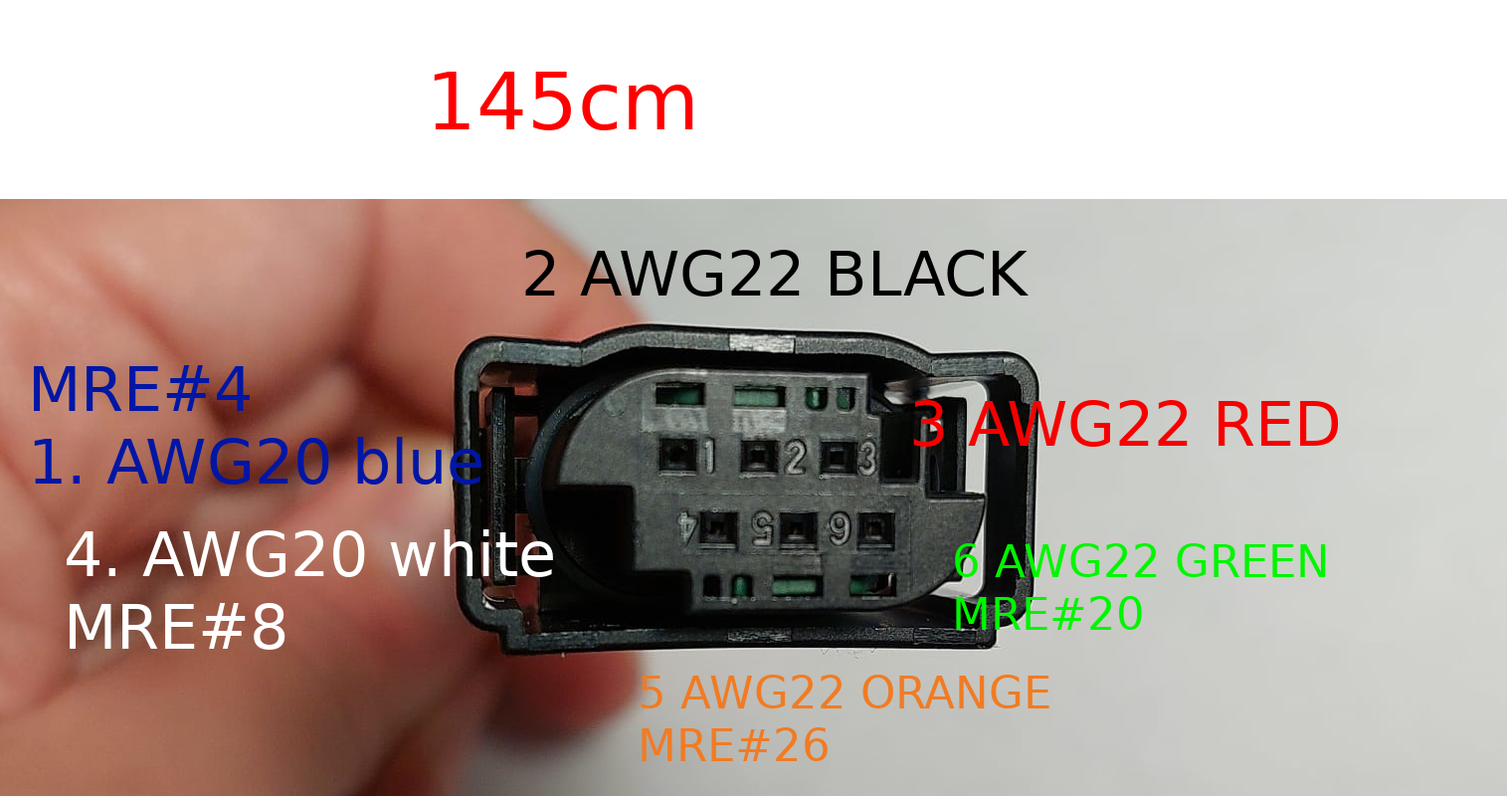
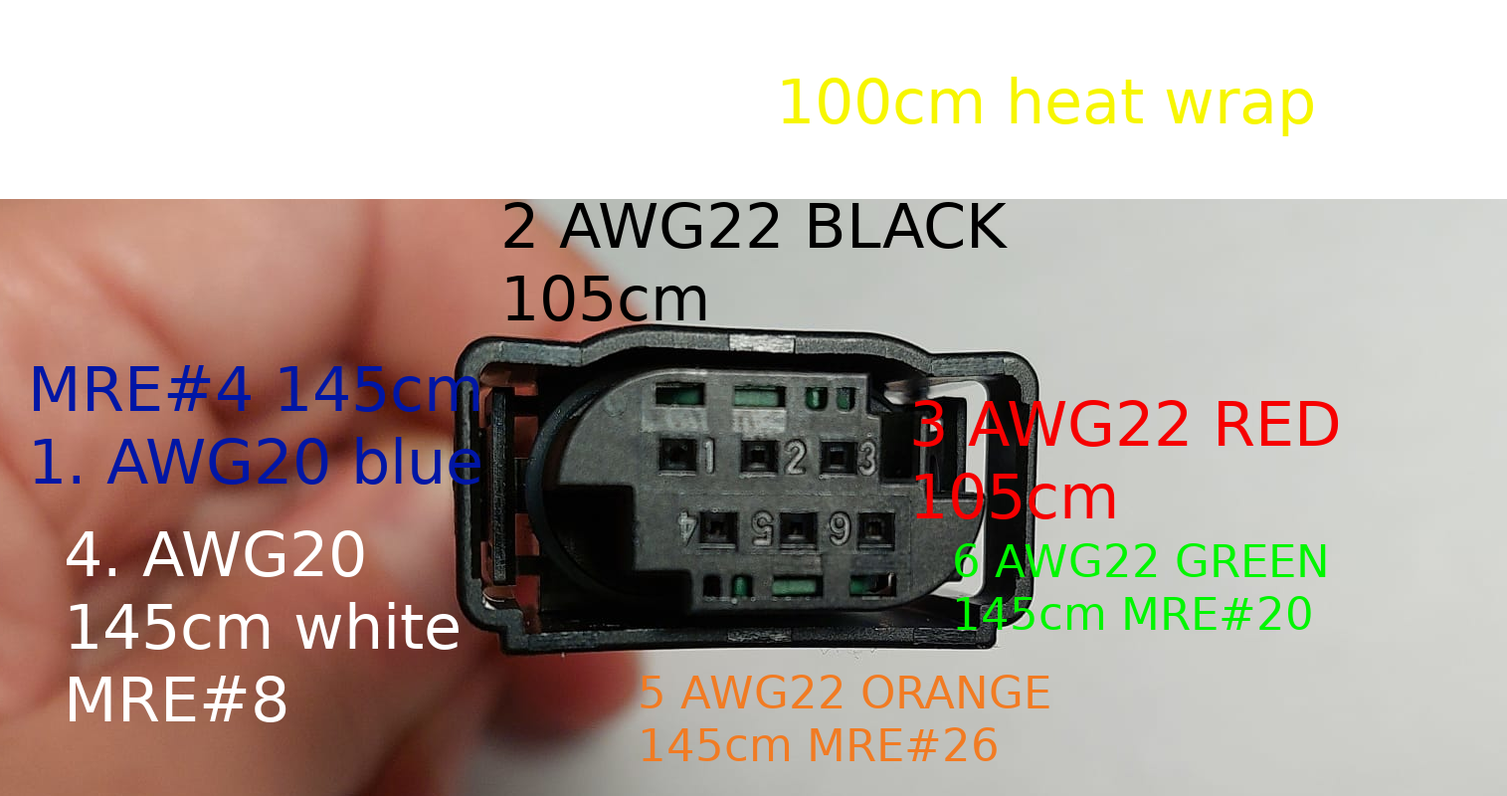
Layer changes from the first (1507, 796) image to the second:
renamed "145cm" to "HD063Y-0.6-21X ...", painted on it over (433, 71, 694, 131)
painted on "5 AWG22 ORANGE ..." over (641, 727, 997, 762)
painted on "6 AWG22 GREEN ..." over (956, 596, 1312, 630)
renamed "3 AWG22 RED" to "3 AWG22 RED ...", painted on it over (915, 472, 1116, 520)
renamed "2 AWG22 BLACK" to "2 AWG22 BLACK ...", painted on it over (504, 201, 1029, 322)
added layer "100cm heat wrap" above "4. AWG20 ..." over (782, 76, 1314, 137)
renamed "4. AWG20 white ..." to "4. AWG20 ...", painted on it over (69, 529, 554, 723)
renamed "MRE#4 ..." to "MRE#4 145cm ...", painted on it over (86, 365, 482, 485)
